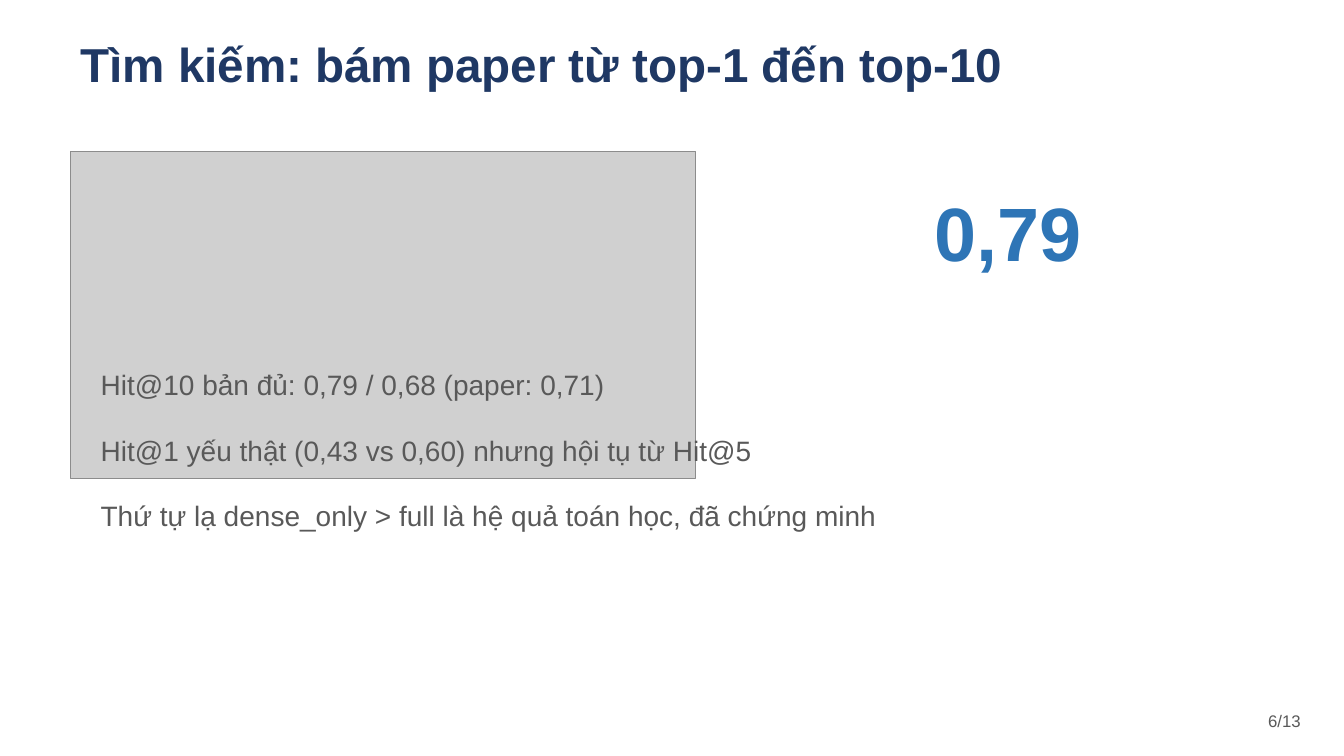
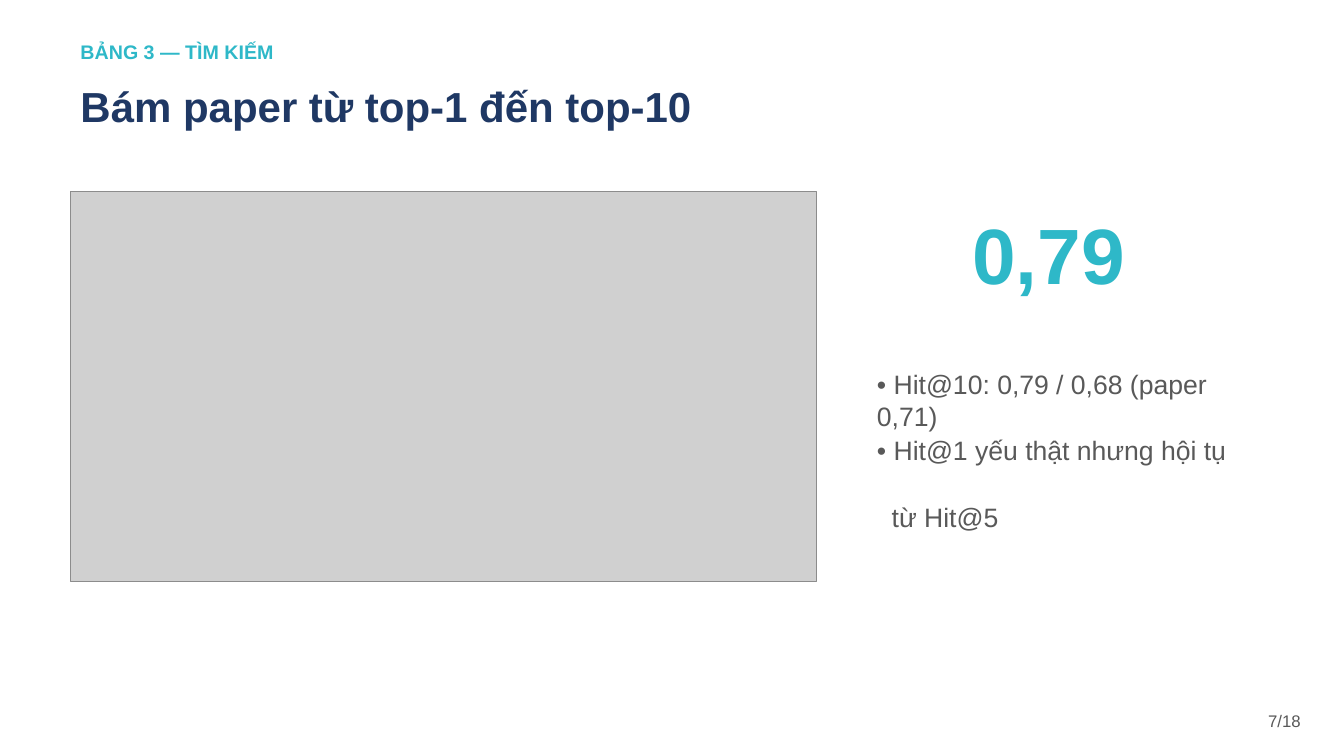
Before and after one commit to ntd25022006q/adgr-reproduction, a slide deck: slide 7 of report/slides_ADGR.pptx (slide 6 before the commit). Drawn at 1344x756 pixels with LibreOffice and Linux fonts; fonts in the diff are those of the drawing; grey boxes stand for pictures. Boxes give left, top, right and bottom in pixels: in the first picture for what was removed or moved away, otherwise in the second. Text is boxed around its words. In the diff, an @@ line names an element or a change of style, - is before the commit and + after.

Commit message:
Slides v2: navy theme, all 11 figures, short verified captions (18 slides)

```diff
--- a/report/slides_ADGR.pptx
+++ b/report/slides_ADGR.pptx
@@ text added at bbox=[80, 44, 273, 59], 14 pt, text #2EB8C8, bold @@
+BẢNG 3 — TÌM KIẾM
@@ text at bbox=[80, 89, 691, 131]: text changed; size 34 to 30 pt @@
-Tìm kiếm: bám paper từ top-1 đến top-10
+Bám paper từ top-1 đến top-10
@@ picture: place and size @@
-picture at bbox=[71, 151, 696, 478]
+picture at bbox=[71, 192, 817, 582]
@@ text "0,79": place and size @@
-text "0,79" at bbox=[935, 208, 1082, 273]
+text "0,79" at bbox=[972, 229, 1125, 296]
@@ text "0,79" at bbox=[972, 229, 1125, 296]: size 54 to 56 pt, text colour #2E75B6 to #2EB8C8 @@
@@ text at bbox=[877, 374, 1207, 431]: text changed; size 20 to 19 pt @@
-Hit@10 bản đủ: 0,79 / 0,68 (paper: 0,71)
+• Hit@10: 0,79 / 0,68 (paper 0,71)
@@ text at bbox=[894, 440, 1226, 466]: text changed; size 20 to 19 pt @@
-Hit@1 yếu thật (0,43 vs 0,60) nhưng hội tụ từ Hit@5
+• Hit@1 yếu thật nhưng hội tụ
@@ text removed at bbox=[101, 505, 876, 532] @@
-Thứ tự lạ dense_only > full là hệ quả toán học, đã chứng minh
@@ text added at bbox=[892, 507, 998, 531], 19 pt, text #595959 @@
+từ Hit@5
@@ text at bbox=[1268, 715, 1301, 727]: text changed @@
-6/13
+7/18
```
Also in this commit, not shown: 9 other slides changed, 8 slides added, 3 slides removed.
